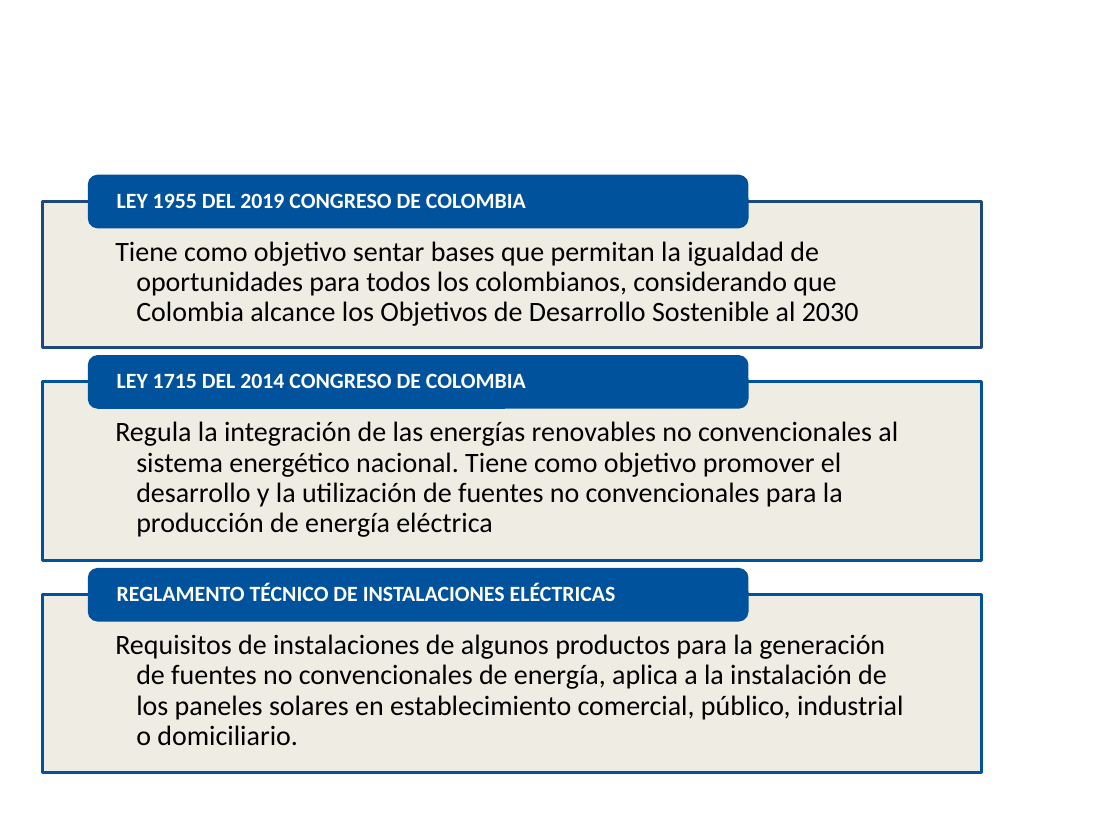
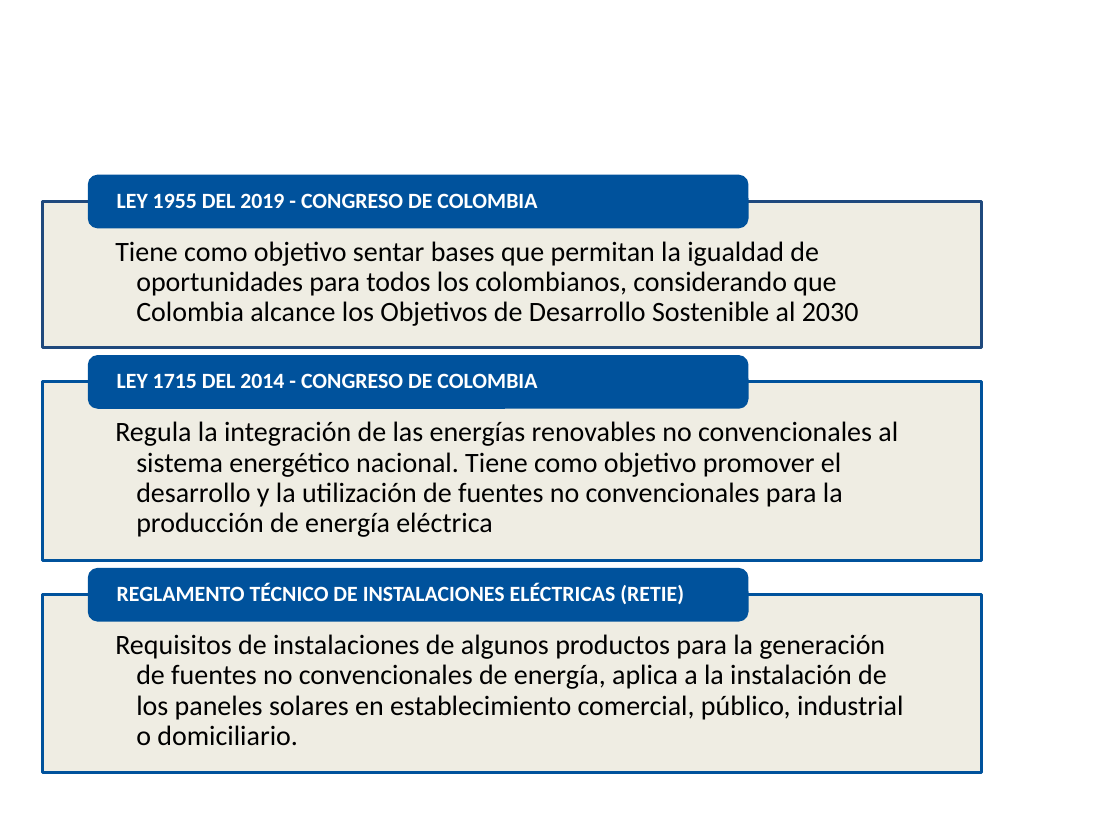
Before and after one commit to catorres480/Uniajc_Tesis_OTFV, a slide deck: slide 9 of Anteproyectos2021/ArchivosEntregables/Mayo/Exposicion_tesis_16052021.pptx. Drawn at 1120x840 pixels with LibreOffice and Linux fonts; fonts in the diff are those of the drawing; background and template pictures are left out. Boxes give left, top, right and bottom in pixels: in the first picture for what was removed or moved away, otherwise in the second. Text is boxed around its words. In the diff, an @@ line names an element or a change of style, - is before the commit and + after.

```diff
--- a/Anteproyectos2021/ArchivosEntregables/Mayo/Exposicion_tesis_16052021.pptx
+++ b/Anteproyectos2021/ArchivosEntregables/Mayo/Exposicion_tesis_16052021.pptx
@@ text at [117, 193, 537, 208]: text changed @@
-LEY 1955 DEL 2019 CONGRESO DE COLOMBIA
+LEY 1955 DEL 2019 - CONGRESO DE COLOMBIA
@@ text at [117, 373, 537, 388]: text changed @@
-LEY 1715 DEL 2014 CONGRESO DE COLOMBIA
+LEY 1715 DEL 2014 - CONGRESO DE COLOMBIA
@@ text at [117, 583, 684, 604]: text changed @@
-REGLAMENTO TÉCNICO DE INSTALACIONES ELÉCTRICAS
+REGLAMENTO TÉCNICO DE INSTALACIONES ELÉCTRICAS (RETIE)
```
Also in this commit, not shown: 2 other slides changed.
